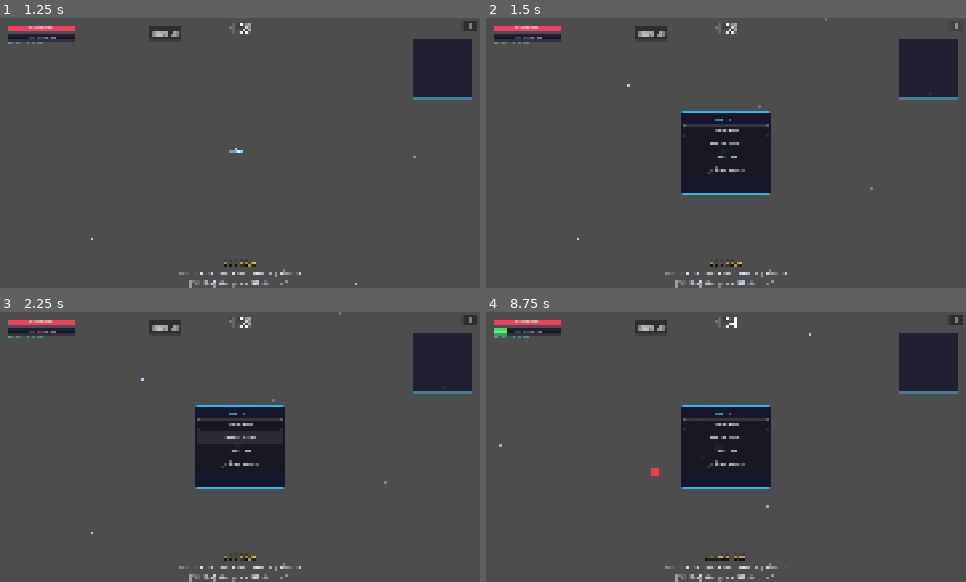
Above: before the commit, frames 1-4 (two rows, left to right).
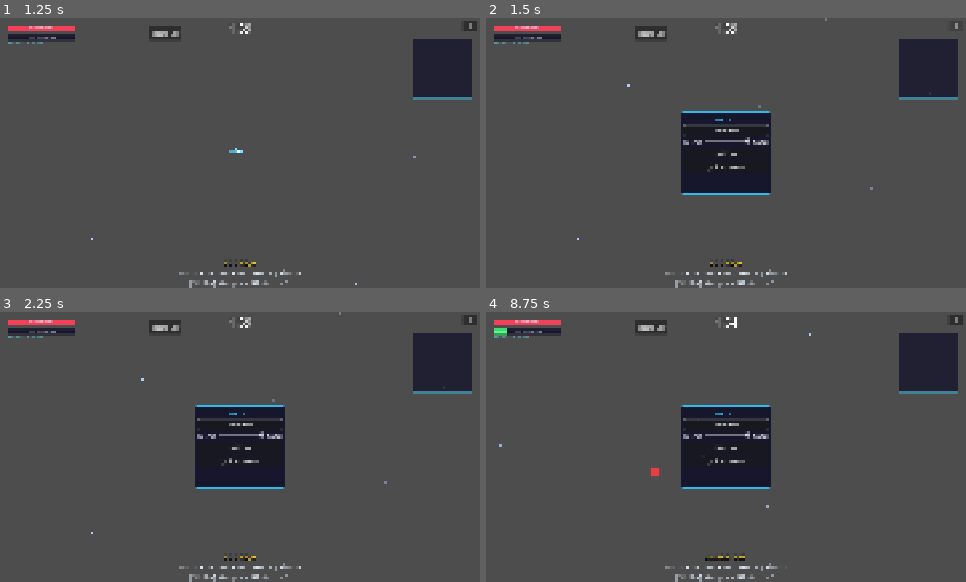
Above: after the commit, the same moments.

Repository: jlromgaz/Astro-Reaper
Game: Godot game, scene res://scenes/ui/main_menu.tscn
The game is run twice, just before and just after one commit, with the same random seed, the same clock (stepped at 60 frames per second) and the same inputs.
Inputs (mouse positions are in pixels of both pictures, inside the frame that each line leads up to):
- Up to frame 1 (1.25 s): click "CONTINUE" at 0.5 s
- Up to frame 2 (1.5 s): click "II" at 1.25 s
- Up to frame 3 (2.25 s): click (240, 438) at 2 s, where only the run before the commit has a clickable "MUSIC: ON"
- Up to frame 4 (8.75 s): click (726, 438) at 2.75 s, where only the run before the commit has a clickable "MUSIC: OFF"; click "Resume" at 3.5 s; click "Share Log" at 4.25 s; tap Enter (ui_accept) at 5, 5.27, 8.27 s; move the mouse to (831, 433) at 5.02 s; hold D (move_right) 5.03-5.75 s; hold Shift 5.03-5.75 s; click (831, 433) at 5.17 s; drag from (630, 460) to (802, 455) at 5.77 s; move the mouse to (774, 387) at 6.52 s; hold D (move_right) 6.53-7.25 s; tap Ctrl at 6.6 s; drag from (702, 501) to (735, 449) at 7.27 s; move the mouse to (870, 487) at 8.02 s; hold A (move_left) from 8.03 s (still down); tap Alt at 8.1 s; tap Escape (ui_cancel) at 8.65 s

Frame 1 is identical in both runs. In frame 2, 0.5% of the frame differs, in the area x 41-59%, y 44-58%; in frame 3, 0.4%; in frame 4, 0.5%.

Commit message:
feat(audio): replace music on/off toggle with a volume slider
Pause menu now has a 0-100% music volume slider with a live percentage
label instead of a blunt on/off switch. 100% preserves the prior
baseline loudness; 0% still stops the player rather than relying on
-INF dB, keeping the Web-export-safe stop()/play() pattern the old
toggle used. SFX toggle is unaffected.

Diff:
--- a/scenes/ui/hud.tscn
+++ b/scenes/ui/hud.tscn
@@ -298,9 +298,26 @@
 layout_mode = 2
 text = "Resume"
 
-[node name="MusicToggleBtn" type="Button" parent="PausePanel/VBox"]
-layout_mode = 2
-text = "MUSIC: ON"
+[node name="MusicVolumeRow" type="HBoxContainer" parent="PausePanel/VBox"]
+layout_mode = 2
+
+[node name="MusicVolumeTitle" type="Label" parent="PausePanel/VBox/MusicVolumeRow"]
+layout_mode = 2
+text = "MUSIC"
+
+[node name="MusicVolumeSlider" type="HSlider" parent="PausePanel/VBox/MusicVolumeRow"]
+layout_mode = 2
+size_flags_horizontal = 3
+min_value = 0
+max_value = 100
+step = 1
+value = 100
+
+[node name="MusicVolumeLabel" type="Label" parent="PausePanel/VBox/MusicVolumeRow"]
+layout_mode = 2
+custom_minimum_size = Vector2(40, 0)
+horizontal_alignment = 2
+text = "100%"
 
 [node name="SfxToggleBtn" type="Button" parent="PausePanel/VBox"]
 layout_mode = 2
--- a/scripts/core/settings.gd
+++ b/scripts/core/settings.gd
@@ -3,20 +3,20 @@
 ## English is the default; the menu selector calls set_language().
 
 const DEFAULT_LANGUAGE := "en"
-const DEFAULT_MUSIC_ENABLED := true
+const DEFAULT_MUSIC_VOLUME := 100.0
 const DEFAULT_SFX_ENABLED := true
 
 var save_path: String = "user://settings.json"
 
 var _language: String = DEFAULT_LANGUAGE
-var _music_enabled: bool = DEFAULT_MUSIC_ENABLED
+var _music_volume: float = DEFAULT_MUSIC_VOLUME
 var _sfx_enabled: bool = DEFAULT_SFX_ENABLED
 
 
 func _ready() -> void:
 	_load()
 	TranslationServer.set_locale(_language)
-	SoundManager.set_music_enabled(_music_enabled)
+	SoundManager.set_music_volume(_music_volume)
 	SoundManager.set_sfx_enabled(_sfx_enabled)
 	_adapt_scale()
 
@@ -40,15 +40,15 @@
 	DebugLog.log_info("SETTINGS", "Language set to %s" % code)
 
 
-func get_music_enabled() -> bool:
-	return _music_enabled
+func get_music_volume() -> float:
+	return _music_volume
 
 
-func set_music_enabled(enabled: bool) -> void:
-	_music_enabled = enabled
-	SoundManager.set_music_enabled(enabled)
+func set_music_volume(percent: float) -> void:
+	_music_volume = clampf(percent, 0.0, 100.0)
+	SoundManager.set_music_volume(_music_volume)
 	_save()
-	DebugLog.log_info("SETTINGS", "Music enabled: %s" % enabled)
+	DebugLog.log_info("SETTINGS", "Music volume set to %.0f%%" % _music_volume)
 
 
 func get_sfx_enabled() -> bool:
@@ -71,7 +71,7 @@
 	var json := JSON.new()
 	if json.parse(f.get_as_text()) == OK and json.data is Dictionary:
 		_language = str(json.data.get("language", DEFAULT_LANGUAGE))
-		_music_enabled = bool(json.data.get("music_enabled", DEFAULT_MUSIC_ENABLED))
+		_music_volume = float(json.data.get("music_volume", DEFAULT_MUSIC_VOLUME))
 		_sfx_enabled = bool(json.data.get("sfx_enabled", DEFAULT_SFX_ENABLED))
 
 
@@ -82,6 +82,6 @@
 		return
 	f.store_string(JSON.stringify({
 		"language": _language,
-		"music_enabled": _music_enabled,
+		"music_volume": _music_volume,
 		"sfx_enabled": _sfx_enabled,
 	}))
--- a/scripts/core/sound_manager.gd
+++ b/scripts/core/sound_manager.gd
@@ -14,7 +14,7 @@
 var _beep_cache: Dictionary = {}
 var _hit_cooldown: float = 0.0  # rate-limit enemy_hit to prevent audio stacking
 var _audio_unlocked := false  # web browsers block audio until first user gesture
-var _music_enabled := true
+var _music_volume: float = 100.0
 var _sfx_enabled := true
 
 
@@ -32,7 +32,7 @@
 		music.loop_begin = 0
 		music.loop_end = music.data.size() / 2  # 16-bit mono: 2 bytes per frame
 		_music_player.stream = music
-	_music_player.volume_db = MUSIC_DB
+	_music_player.volume_db = MUSIC_DB + linear_to_db(_music_volume / 100.0)
 	add_child(_music_player)
 
 	EventBus.enemy_damaged.connect(func(_e, _a): play_enemy_hit())
@@ -57,24 +57,25 @@
 	_audio_unlocked = true
 	_sfx_player.play()
 	_sfx_playback = _sfx_player.get_stream_playback()
-	if _music_player.stream and _music_enabled:
+	if _music_player.stream and _music_volume > 0.0:
 		_music_player.play()
 
 
-## Toggled from the in-game music button (persisted via Settings).
-## Uses stop()/play() rather than stream_paused: the latter proved
-## unreliable for silencing a looping stream on the Web export (reported —
-## toggling music off had no effect). stop()/play() unambiguously starts
-## and stops the source regardless of platform audio-backend quirks.
-func set_music_enabled(enabled: bool) -> void:
-	_music_enabled = enabled
+## Volume slider in the pause menu (persisted via Settings), 0-100.
+## 100% preserves the pre-slider baseline loudness (MUSIC_DB); dropping
+## the slider scales dB down via linear_to_db. At 0% we still call stop()
+## rather than relying on -INF dB alone — same Web-export-safe pattern as
+## the old on/off toggle (stream_paused was unreliable there).
+func set_music_volume(percent: float) -> void:
+	_music_volume = clampf(percent, 0.0, 100.0)
 	if not _music_player.stream:
 		return
-	if enabled:
-		if _audio_unlocked and not _music_player.playing:
-			_music_player.play()
-	else:
+	if _music_volume <= 0.0:
 		_music_player.stop()
+		return
+	_music_player.volume_db = MUSIC_DB + linear_to_db(_music_volume / 100.0)
+	if _audio_unlocked and not _music_player.playing:
+		_music_player.play()
 
 
 ## Toggled from the in-game SFX button (persisted via Settings).
--- a/scripts/ui/hud.gd
+++ b/scripts/ui/hud.gd
@@ -18,7 +18,8 @@
 @onready var name_entry_panel: PanelContainer = $NameEntryPanel
 @onready var ranking_panel: PanelContainer = $RankingPanel
 @onready var score_label: Label = $ScoreLabel
-@onready var music_toggle_btn: Button = $PausePanel/VBox/MusicToggleBtn
+@onready var music_volume_slider: HSlider = $PausePanel/VBox/MusicVolumeRow/MusicVolumeSlider
+@onready var music_volume_label: Label = $PausePanel/VBox/MusicVolumeRow/MusicVolumeLabel
 @onready var sfx_toggle_btn: Button = $PausePanel/VBox/SfxToggleBtn
 @onready var pause_btn: Button = $PauseBtn
 @onready var pause_panel: PanelContainer = $PausePanel
@@ -64,8 +65,8 @@
 	Leaderboard.submit_finished.connect(_on_submit_finished)
 	pause_panel.visible = false
 	pause_btn.pressed.connect(_on_pause_toggle)
-	music_toggle_btn.pressed.connect(_on_music_toggle)
-	music_toggle_btn.focus_mode = Control.FOCUS_NONE
+	music_volume_slider.value_changed.connect(_on_music_volume_changed)
+	music_volume_slider.focus_mode = Control.FOCUS_NONE
 	sfx_toggle_btn.pressed.connect(_on_sfx_toggle)
 	sfx_toggle_btn.focus_mode = Control.FOCUS_NONE
 	_update_audio_toggle_buttons()
@@ -548,9 +549,9 @@
 		resume_btn.grab_focus()
 
 
-func _on_music_toggle() -> void:
-	Settings.set_music_enabled(not Settings.get_music_enabled())
-	_update_audio_toggle_buttons()
+func _on_music_volume_changed(value: float) -> void:
+	Settings.set_music_volume(value)
+	music_volume_label.text = "%d%%" % int(round(value))
 
 
 func _on_sfx_toggle() -> void:
@@ -559,7 +560,9 @@
 
 
 func _update_audio_toggle_buttons() -> void:
-	music_toggle_btn.text = "MUSIC: %s" % (tr("ON") if Settings.get_music_enabled() else tr("OFF"))
+	var vol := Settings.get_music_volume()
+	music_volume_slider.set_value_no_signal(vol)
+	music_volume_label.text = "%d%%" % int(round(vol))
 	sfx_toggle_btn.text = "SFX: %s" % (tr("ON") if Settings.get_sfx_enabled() else tr("OFF"))
 
 
--- a/tests/unit/test_pause.gd
+++ b/tests/unit/test_pause.gd
@@ -75,27 +75,30 @@
 ## --- Music/SFX mute toggles (inside the pause panel) ---
 
 func after_each_audio() -> void:
-	Settings.set_music_enabled(true)
+	Settings.set_music_volume(100.0)
 	Settings.set_sfx_enabled(true)
 
 
-func test_music_and_sfx_toggle_buttons_are_wired() -> void:
+func test_music_volume_slider_is_wired() -> void:
 	var hud: CanvasLayer = add_child_autofree(HUD_SCENE.instantiate())
 	await get_tree().process_frame
-	assert_true(hud.music_toggle_btn.pressed.is_connected(hud._on_music_toggle))
+	assert_true(hud.music_volume_slider.value_changed.is_connected(hud._on_music_volume_changed))
+	after_each_audio()
+
+
+func test_sfx_toggle_button_is_wired() -> void:
+	var hud: CanvasLayer = add_child_autofree(HUD_SCENE.instantiate())
+	await get_tree().process_frame
 	assert_true(hud.sfx_toggle_btn.pressed.is_connected(hud._on_sfx_toggle))
 	after_each_audio()
 
 
-func test_music_toggle_button_flips_settings_and_sound_manager() -> void:
+func test_music_volume_slider_updates_settings_and_sound_manager() -> void:
 	var hud: CanvasLayer = add_child_autofree(HUD_SCENE.instantiate())
 	await get_tree().process_frame
-	Settings.set_music_enabled(true)
-	hud._on_music_toggle()
-	assert_false(Settings.get_music_enabled(), "First press must disable music")
-	assert_false(SoundManager._music_enabled)
-	hud._on_music_toggle()
-	assert_true(Settings.get_music_enabled(), "Second press must re-enable music")
+	hud._on_music_volume_changed(30.0)
+	assert_eq(Settings.get_music_volume(), 30.0, "Slider changes must update Settings")
+	assert_eq(SoundManager._music_volume, 30.0)
 	after_each_audio()
 
 
@@ -111,21 +114,22 @@
 	after_each_audio()
 
 
-func test_music_and_sfx_toggles_are_independent() -> void:
+func test_music_volume_and_sfx_toggle_are_independent() -> void:
 	var hud: CanvasLayer = add_child_autofree(HUD_SCENE.instantiate())
 	await get_tree().process_frame
-	hud._on_music_toggle()
-	assert_false(Settings.get_music_enabled())
-	assert_true(Settings.get_sfx_enabled(), "Toggling music must not affect SFX")
+	hud._on_music_volume_changed(0.0)
+	assert_eq(Settings.get_music_volume(), 0.0)
+	assert_true(Settings.get_sfx_enabled(), "Changing music volume must not affect SFX")
 	after_each_audio()
 
 
-func test_audio_toggle_button_labels_reflect_state() -> void:
+func test_audio_controls_reflect_state() -> void:
 	var hud: CanvasLayer = add_child_autofree(HUD_SCENE.instantiate())
 	await get_tree().process_frame
-	Settings.set_music_enabled(true)
+	Settings.set_music_volume(75.0)
 	Settings.set_sfx_enabled(false)
 	hud._update_audio_toggle_buttons()
-	assert_string_contains(hud.music_toggle_btn.text, "ON")
+	assert_eq(hud.music_volume_slider.value, 75.0)
+	assert_eq(hud.music_volume_label.text, "75%")
 	assert_string_contains(hud.sfx_toggle_btn.text, "OFF")
 	after_each_audio()
--- a/tests/unit/test_settings.gd
+++ b/tests/unit/test_settings.gd
@@ -15,30 +15,30 @@
 func after_each() -> void:
 	if FileAccess.file_exists(TEST_PATH):
 		DirAccess.remove_absolute(TEST_PATH)
-	SoundManager._music_enabled = true  # restore defaults for other tests
+	SoundManager._music_volume = 100.0  # restore defaults for other tests
 	SoundManager._sfx_enabled = true
 
 
-func test_music_enabled_by_default() -> void:
+func test_music_volume_defaults_to_100() -> void:
 	var s := _make_settings()
-	assert_true(s.get_music_enabled())
+	assert_eq(s.get_music_volume(), 100.0)
 
 
-func test_set_music_enabled_persists_across_reload() -> void:
+func test_set_music_volume_persists_across_reload() -> void:
 	var s := _make_settings()
-	s.set_music_enabled(false)
-	assert_false(s.get_music_enabled())
+	s.set_music_volume(35.0)
+	assert_eq(s.get_music_volume(), 35.0)
 
 	var reloaded: Node = SETTINGS_SCRIPT.new()
 	reloaded.save_path = TEST_PATH
 	add_child_autofree(reloaded)
-	assert_false(reloaded.get_music_enabled(), "music preference must persist across reloads")
+	assert_eq(reloaded.get_music_volume(), 35.0, "music volume must persist across reloads")
 
 
-func test_set_music_enabled_applies_to_sound_manager() -> void:
+func test_set_music_volume_applies_to_sound_manager() -> void:
 	var s := _make_settings()
-	s.set_music_enabled(false)
-	assert_false(SoundManager._music_enabled, "toggling in Settings must apply to SoundManager immediately")
+	s.set_music_volume(20.0)
+	assert_eq(SoundManager._music_volume, 20.0, "setting volume in Settings must apply to SoundManager immediately")
 
 
 func test_sfx_enabled_by_default() -> void:
@@ -63,10 +63,10 @@
 	assert_false(SoundManager._sfx_enabled, "toggling in Settings must apply to SoundManager immediately")
 
 
-func test_music_and_sfx_toggle_independently() -> void:
+func test_music_volume_and_sfx_toggle_independently() -> void:
 	var s := _make_settings()
-	s.set_music_enabled(false)
+	s.set_music_volume(0.0)
 	assert_true(s.get_sfx_enabled(), "disabling music must not affect SFX")
 	s.set_sfx_enabled(false)
-	assert_false(s.get_music_enabled())
+	assert_eq(s.get_music_volume(), 0.0)
 	assert_false(s.get_sfx_enabled())
--- a/tests/unit/test_sound_manager.gd
+++ b/tests/unit/test_sound_manager.gd
@@ -48,41 +48,52 @@
 	assert_gt(music.loop_end, 0)
 
 
-## --- Music mute toggle ---
+## --- Music volume slider ---
 
-func test_music_enabled_by_default() -> void:
+func test_music_volume_defaults_to_100() -> void:
 	var m := _make_manager()
-	assert_true(m._music_enabled, "Music must play by default")
+	assert_eq(m._music_volume, 100.0, "Music must default to full volume")
 
 
-func test_disabling_music_stops_the_player() -> void:
+func test_setting_music_volume_to_zero_stops_the_player() -> void:
 	# stream_paused proved unreliable for a looping stream on the Web export
 	# (reported: no way to actually silence the music) — stop() is the
 	# unambiguous, platform-independent way to guarantee silence.
 	var m := _make_manager()
 	m._audio_unlocked = true
 	m._music_player.play()
-	m.set_music_enabled(false)
-	assert_false(m._music_player.playing, "Disabling music must actually stop playback")
-	assert_false(m._music_enabled)
+	m.set_music_volume(0.0)
+	assert_false(m._music_player.playing, "0% volume must actually stop playback")
+	assert_eq(m._music_volume, 0.0)
 
 
-func test_enabling_music_resumes_the_player() -> void:
+func test_raising_music_volume_from_zero_resumes_the_player() -> void:
 	var m := _make_manager()
 	m._audio_unlocked = true
 	m._music_player.play()
-	m.set_music_enabled(false)
-	m.set_music_enabled(true)
-	assert_true(m._music_player.playing, "Re-enabling music must resume playback")
-	assert_true(m._music_enabled)
+	m.set_music_volume(0.0)
+	m.set_music_volume(75.0)
+	assert_true(m._music_player.playing, "Raising volume above 0 must resume playback")
+	assert_eq(m._music_volume, 75.0)
 
 
-func test_unlock_audio_respects_disabled_music() -> void:
+func test_unlock_audio_respects_zero_music_volume() -> void:
 	var m := _make_manager()
 	m._audio_unlocked = false
-	m.set_music_enabled(false)
+	m.set_music_volume(0.0)
 	m._unlock_audio()
-	assert_false(m._music_player.playing, "Music must not start playing if disabled before unlock")
+	assert_false(m._music_player.playing, "Music must not start playing if volume is 0 before unlock")
+
+
+func test_music_volume_maps_to_expected_db() -> void:
+	# 100% must preserve today's baseline loudness (MUSIC_DB), not jump to 0dB.
+	var m := _make_manager()
+	m.set_music_volume(100.0)
+	assert_almost_eq(m._music_player.volume_db, m.MUSIC_DB, 0.001,
+		"100% must match the pre-slider baseline dB")
+	m.set_music_volume(50.0)
+	var expected: float = m.MUSIC_DB + linear_to_db(0.5)
+	assert_almost_eq(m._music_player.volume_db, expected, 0.001)
 
 
 ## --- SFX mute toggle (independent from music) ---
@@ -109,7 +120,7 @@
 func test_music_and_sfx_are_independent_toggles() -> void:
 	var m := _make_manager()
 	m.set_sfx_enabled(false)
-	assert_true(m._music_enabled, "disabling SFX must not affect music")
+	assert_eq(m._music_volume, 100.0, "disabling SFX must not affect music volume")
 
 
 ## --- Method existence ---
